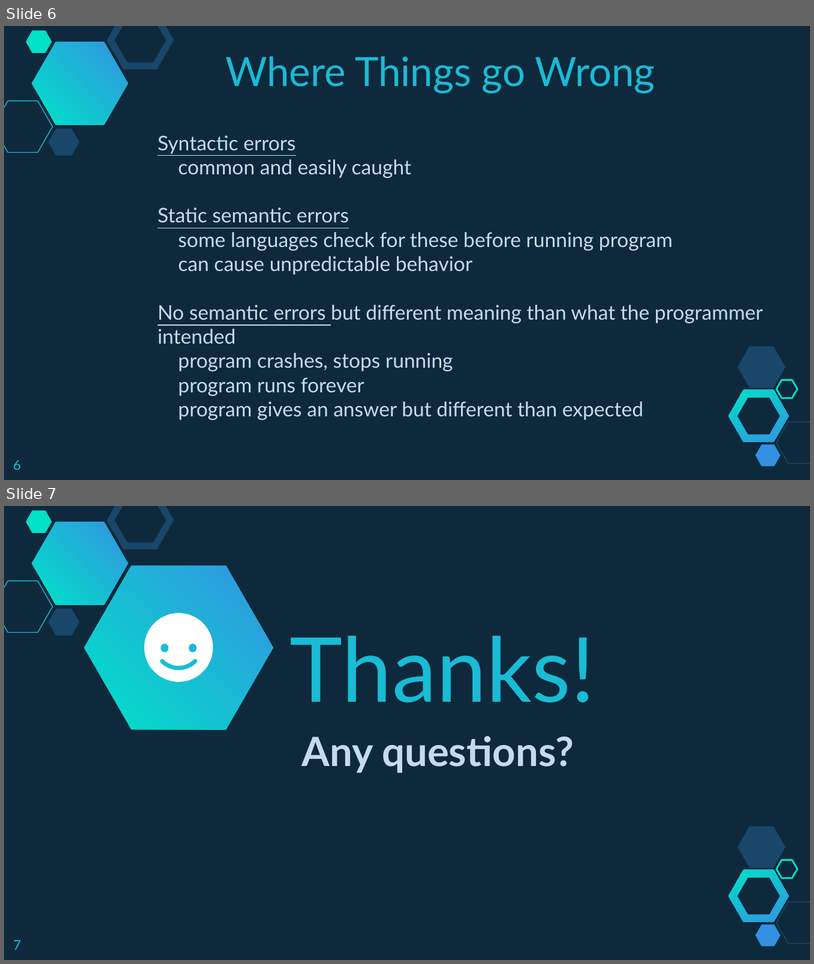
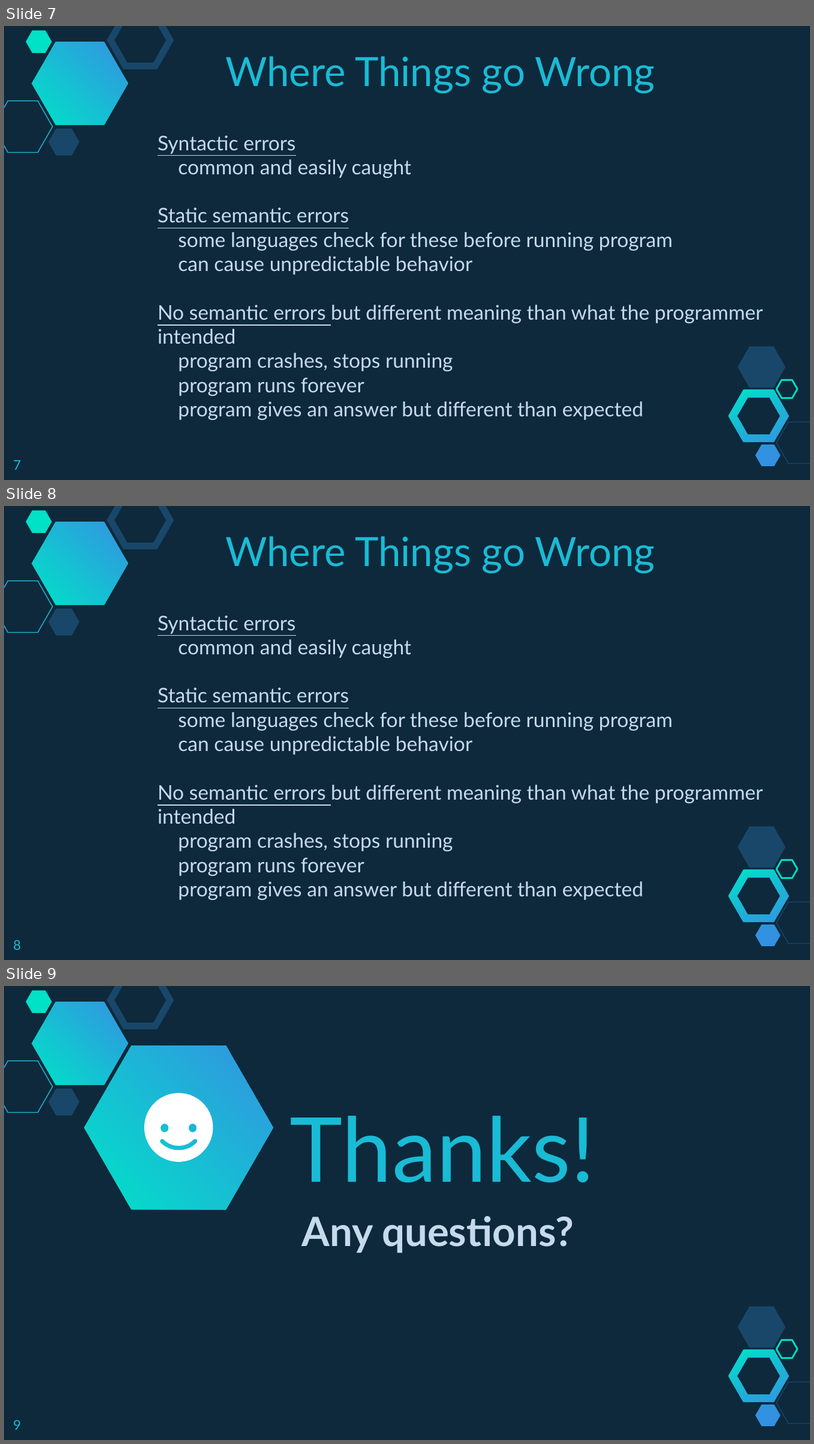
Before and after one commit to branhoff/python_class_101, a slide deck: lecture_slides/1_Python Lesson 1 - Aspects of Language.pptx. Shown one above the other, each under a label of ours: slides 6 and 7 before the commit, slides 7, 8 and 9 after it. The pictures are 814x964 and 814x1444 pixels, drawn with LibreOffice and Linux fonts; fonts in the diff are those of the drawing. Boxes give left, top, right and bottom in pixels: in the first picture for what was removed or moved away, otherwise in the second. Text is boxed around its words. In the diff, an @@ line names an element or a change of style, - is before the commit and + after.

```diff
--- a/lecture_slides/1_Python Lesson 1 - Aspects of Language.pptx
+++ b/lecture_slides/1_Python Lesson 1 - Aspects of Language.pptx
@@ slide 8 added at box(4, 506, 810, 960), background #0E293C; not listed: 10 template elements that a slide beside it also shows @@
@@ text added at box(225, 536, 656, 573), 36 pt, text #19BBD5 @@
+Where Things go Wrong
@@ text added at box(158, 615, 764, 900), 18 pt, text #C6DAEC @@
+Syntactic errors
+common and easily caught
+Static semantic errors
+some languages check for these before running program
+can cause unpredictable behavior
+No semantic errors but different meaning than what the programmer intended
+program crashes, stops running
+program runs forever
+program gives an answer but different than expected
@@ page number added at box(13, 940, 21, 949), 12 pt, text #19BBD5 @@
+8
@@ what was slide 6 is now slide 7 @@
@@ page number at box(13, 460, 21, 469): text changed @@
-6
+7
@@ what was slide 7 is now slide 9 @@
@@ page number at box(13, 1420, 21, 1429): text changed @@
-7
+9
```
Also in this commit, not shown: 1 slide changed, 1 other slide added, 2 other files.
